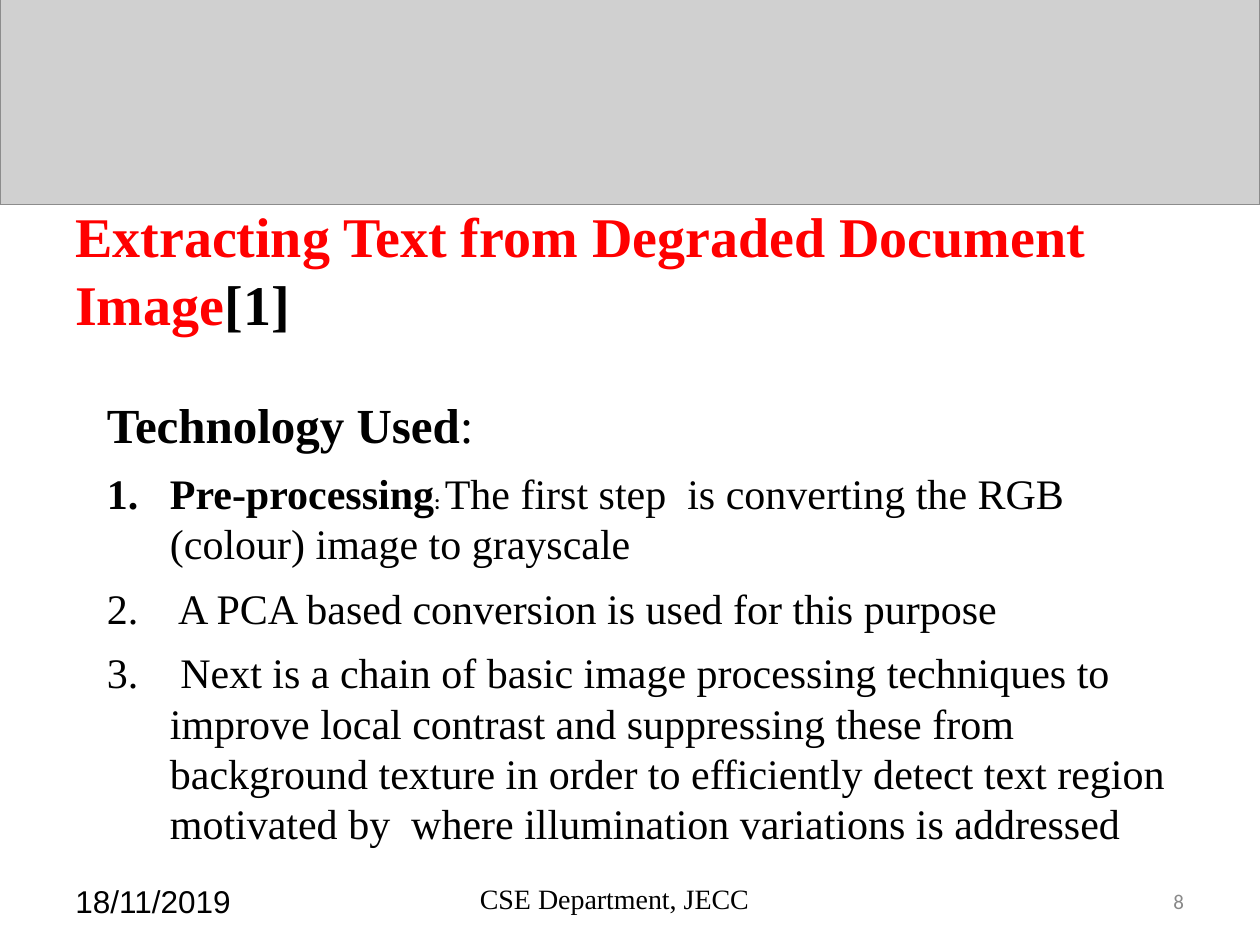
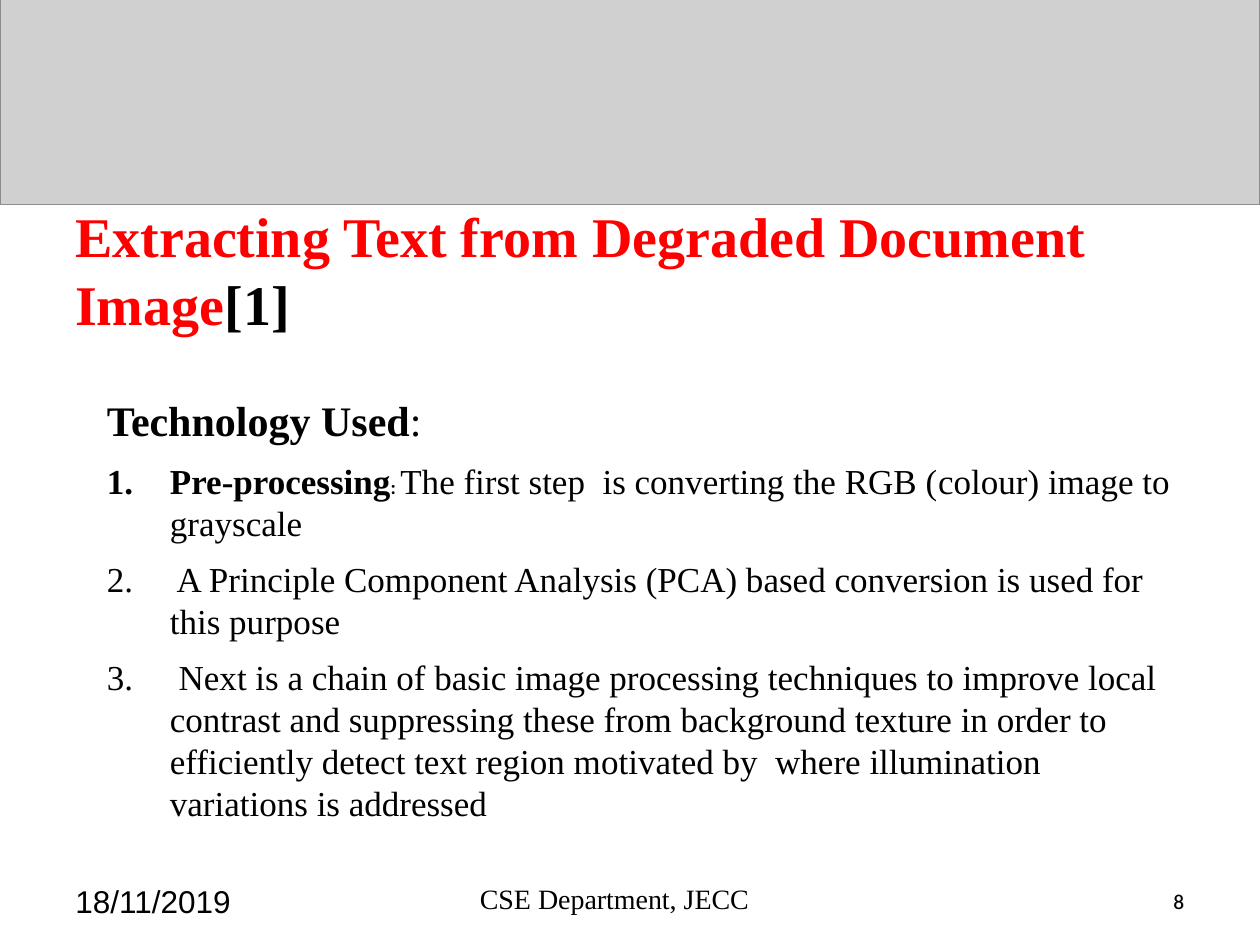
Before and after one commit to sreeragrnandan/Design-Project, a slide deck: slide 8 of DP G7 final review.pptx. Drawn at 1260x945 pixels with LibreOffice and Linux fonts; fonts in the diff are those of the drawing; grey boxes stand for pictures. Boxes give left, top, right and bottom in pixels: in the first picture for what was removed or moved away, otherwise in the second. Text is boxed around its words. In the diff, an @@ line names an element or a change of style, - is before the commit and + after.

```diff
--- a/DP G7 final review.pptx
+++ b/DP G7 final review.pptx
@@ text at [107,407,1169,817]: size 28 to 24 pt in "Technology Used:"; size 24 to 20 pt in "Pre-processing: The first step is converting the ...", "Next is a chain of basic image ..."; size 12 to 11 pt in "Pre-processing:" @@
@@ text at [170,567,1143,641]: text changed; size 24 to 20 pt @@
-2. A PCA based conversion is used for this purpose
+2. A Principle Component Analysis (PCA) based conversion is used for this purpose
@@ page number added at [903,876,1197,926], 12 pt, text #000000 @@
+8
```
Also in this commit, not shown: 28 other slides changed, 43 other files.
